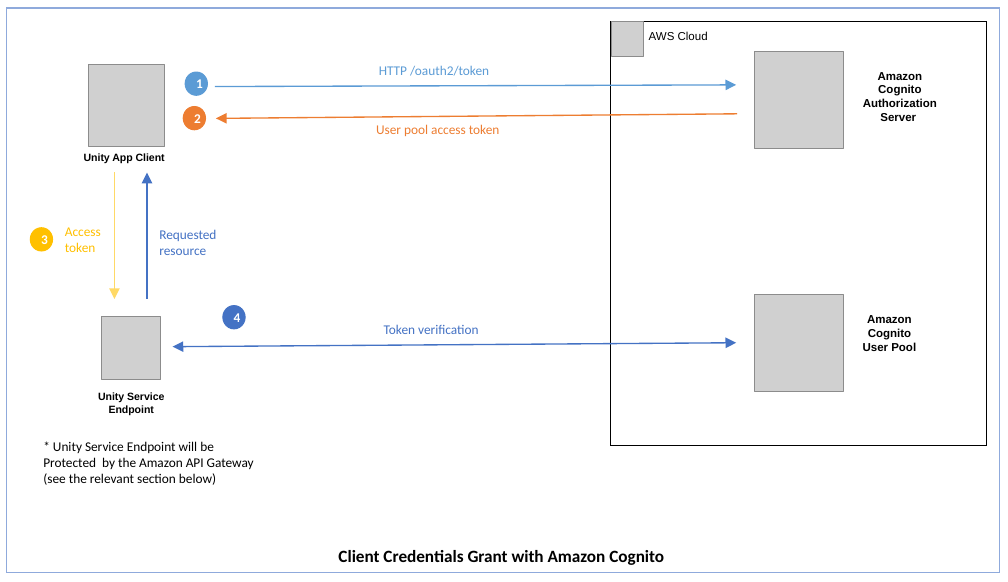
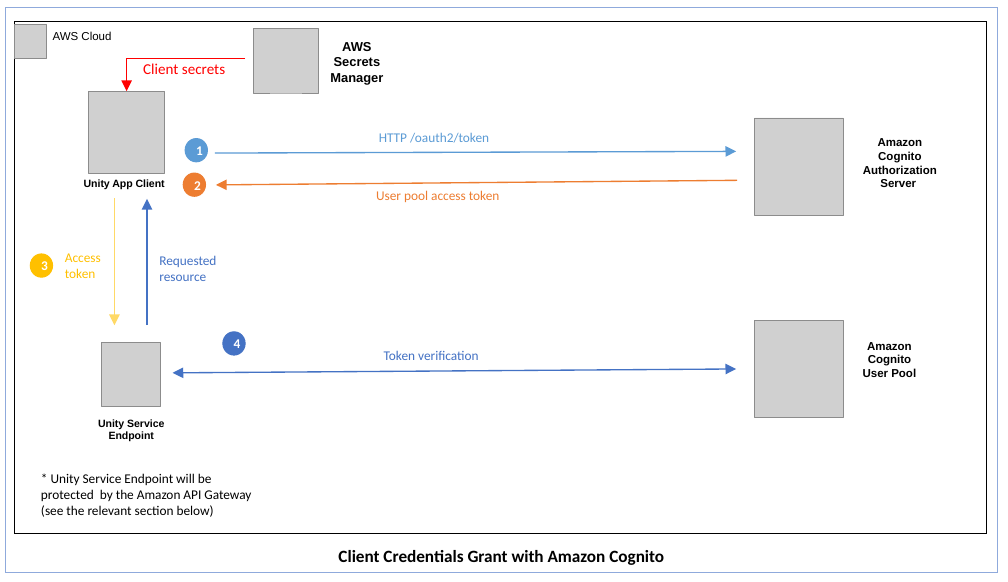
Before and after one commit to yunks128/unity-cs-security, a slide deck: slide 2 of images/security-drawings.pptx. Drawn at 1008x582 pixels with LibreOffice and Linux fonts; fonts in the diff are those of the drawing; grey boxes stand for pictures. Boxes give left, top, right and bottom in pixels: in the first picture for what was removed or moved away, otherwise in the second. Text is boxed around its words. In the diff, an @@ line names an element or a change of style, - is before the commit and + after.

Commit message:
Update images of Unity security guidelines document
Refer to the task unity-sds/unity-cs#36

```diff
--- a/images/security-drawings.pptx
+++ b/images/security-drawings.pptx
@@ picture: place and size @@
-picture at [611,22,643,56]
+picture at [14,24,46,58]
@@ rectangle "AWS Cloud": place and size @@
-rectangle "AWS Cloud" at [611,22,986,445]
+rectangle "AWS Cloud" at [15,22,986,533]
@@ picture added at [254,29,318,93] @@
@@ elbow arrow added from (245, 59) to (126, 91), #FF0000 1.25 pt @@
@@ text added at [330,42,383,85], 12 pt, text #000000, bold @@
+AWS Secrets Manager
@@ text added at [143,63,225,74], 14 pt, text #FF0000 @@
+Client secrets
@@ 3 texts, 2 ellipses, 2 arrows, 1 picture: place and size @@
-3 texts, 2 ellipses, 2 arrows, 1 picture at [183,51,937,148]
+3 texts, 2 ellipses, 2 arrows, 1 picture at [183,118,937,215]
@@ 6 texts, 3 pictures, 2 ellipses, 2 arrows, 1 double arrow: place and size @@
-6 texts, 3 pictures, 2 ellipses, 2 arrows, 1 double arrow at [30,65,916,415]
+6 texts, 3 pictures, 2 ellipses, 2 arrows, 1 double arrow at [30,91,916,441]
@@ text at [41,473,251,517]: text changed @@
-* Unity Service Endpoint will be Protected by the Amazon API Gateway (see the relevant section below)
+* Unity Service Endpoint will be protected by the Amazon API Gateway (see the relevant section below)
```
Also in this commit, not shown: 2 other slides changed, 2 other files.
